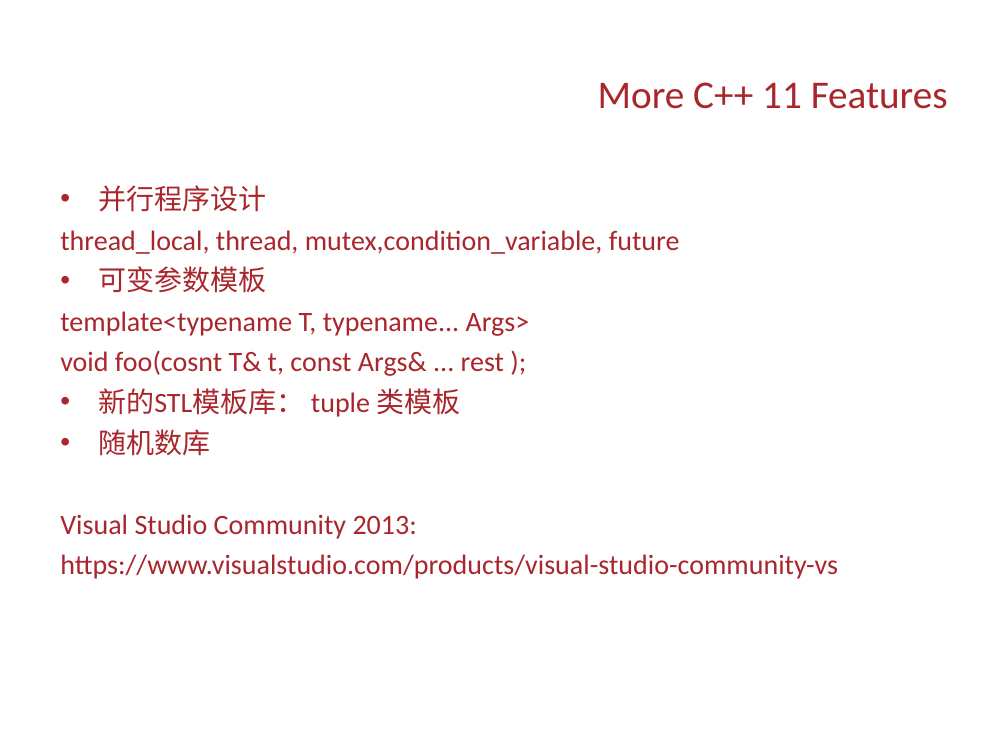
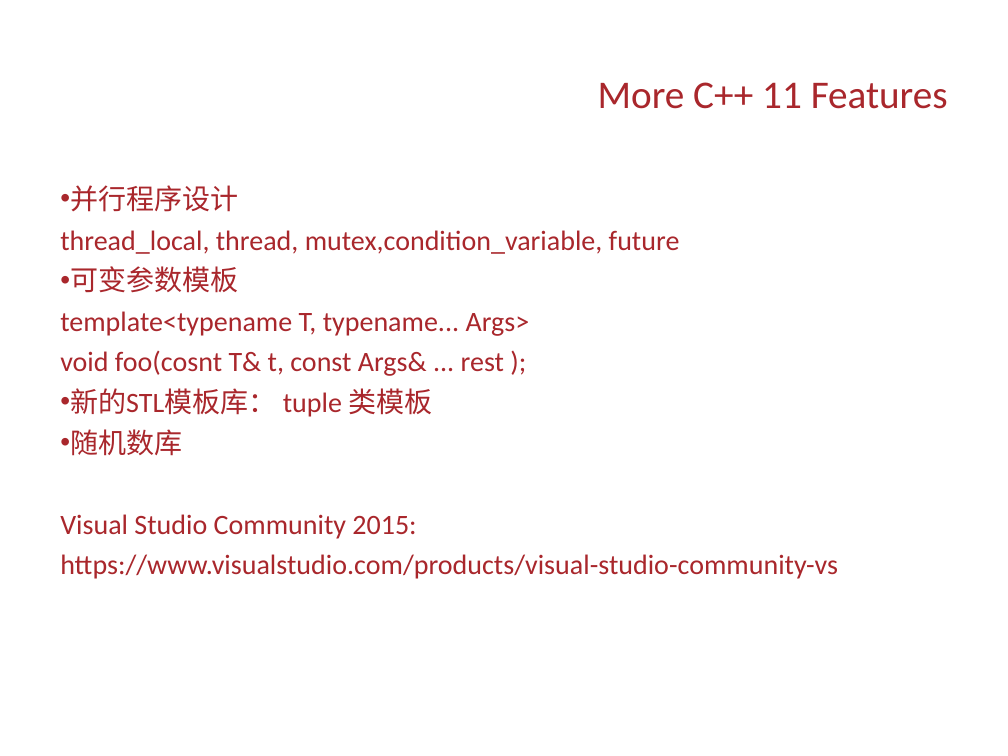
Before and after one commit to Changhe160/Changhe160.github.io, a slide deck: slide 14 of teachingRes/Cplusplus/unit12C++11.ppt. Drawn at 1008x756 pixels with LibreOffice and Linux fonts; fonts in the diff are those of the drawing; background and template pictures are left out. Boxes give left, top, right and bottom in pixels: in the first picture for what was removed or moved away, otherwise in the second. Text is boxed around its words. In the diff, an @@ line names an element or a change of style, - is before the commit and + after.

```diff
--- a/teachingRes/Cplusplus/unit12C++11.ppt
+++ b/teachingRes/Cplusplus/unit12C++11.ppt
@@ text at [70, 185, 433, 456]: indent changed @@
@@ text at [60, 514, 416, 539]: text changed @@
-Visual Studio Community 2013:
+Visual Studio Community 2015:
```
Also in this commit, not shown: 7 other slides changed, 3 other files.
